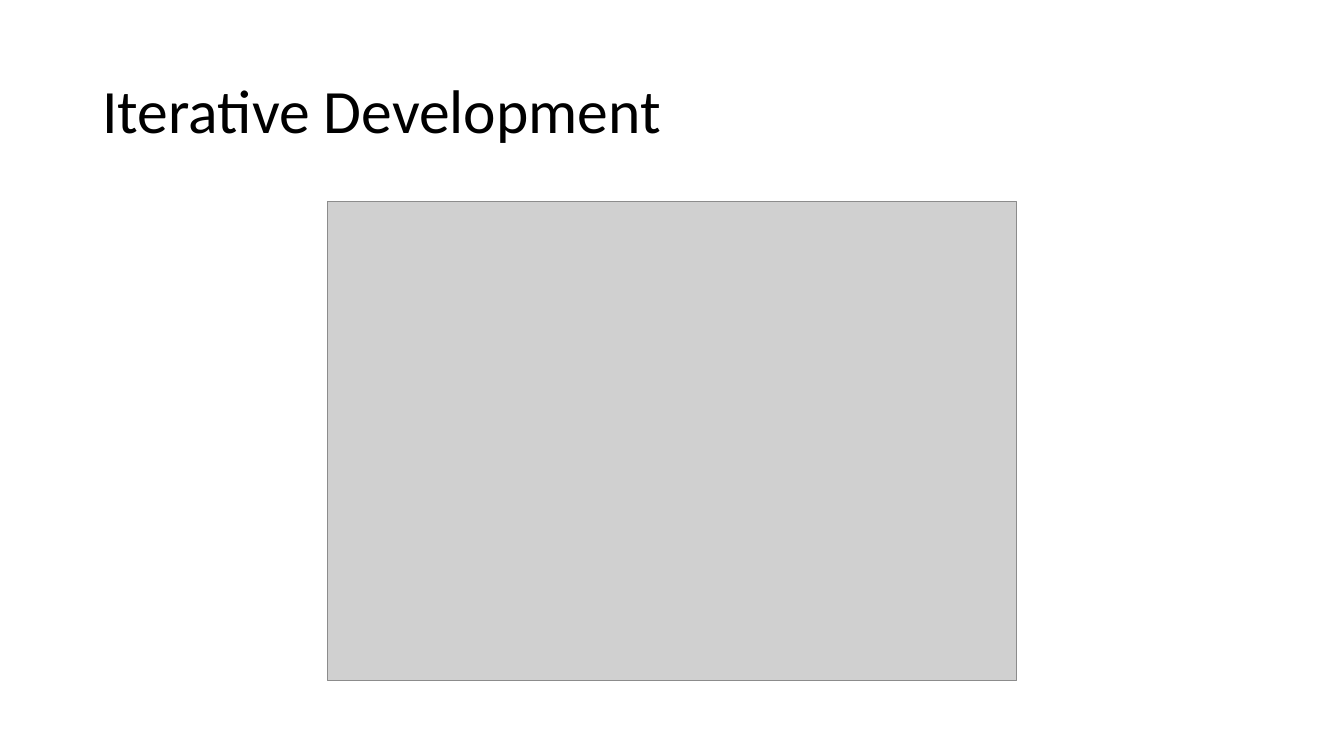
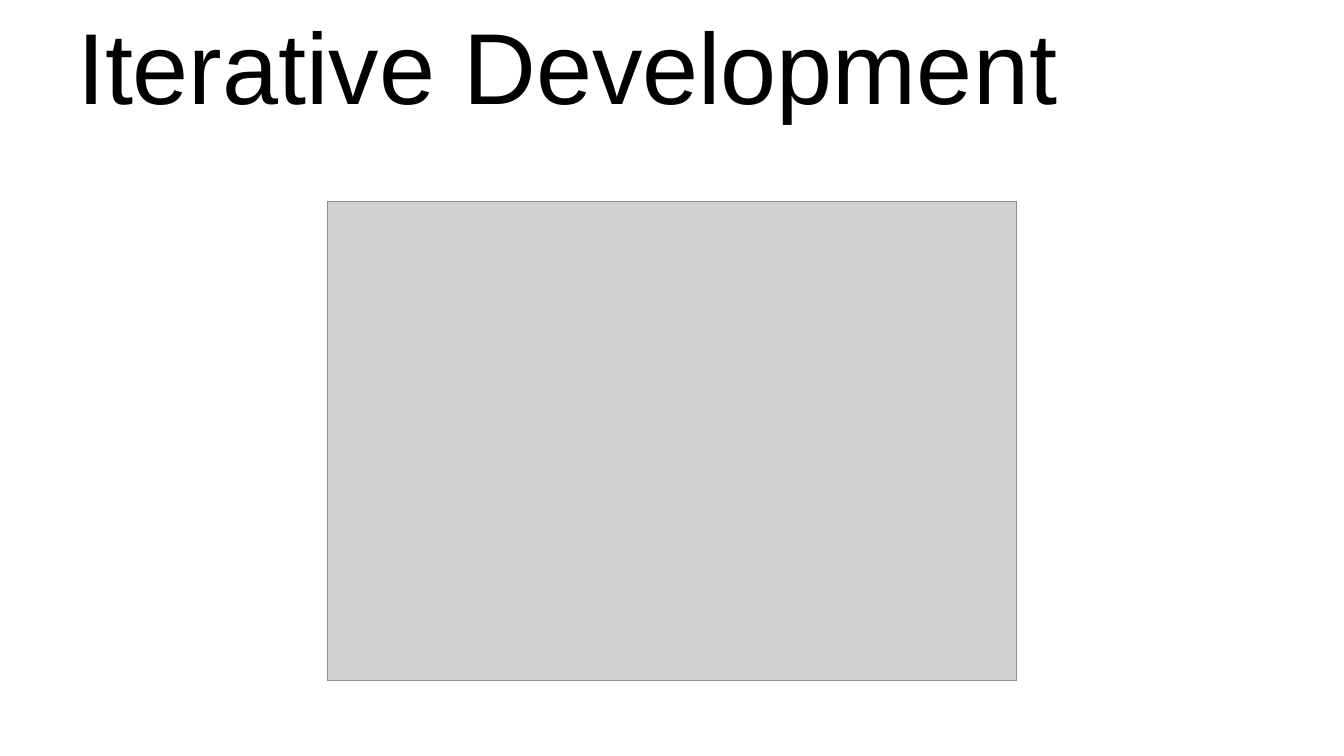
Before and after one commit to csgray/cs372-battleship, a slide deck: slide 4 of development_process/presentation.pptx. Drawn at 1344x756 pixels with LibreOffice and Linux fonts; fonts in the diff are those of the drawing; grey boxes stand for pictures; background and template pictures are left out. Boxes give left, top, right and bottom in pixels: in the first picture for what was removed or moved away, otherwise in the second. Text is boxed around its words. In the diff, an @@ line names an element or a change of style, - is before the commit and + after.

Commit message:
added some color and resized a smidge

```diff
--- a/development_process/presentation.pptx
+++ b/development_process/presentation.pptx
@@ title "Iterative Development": place and size @@
-title "Iterative Development" at (102,90,661,143)
+title "Iterative Development" at (77,31,1057,122)
@@ title "Iterative Development" at (77,31,1057,122): size 44 to 72 pt, font Calibri to Arial; line spacing 0.9 to 1 @@
```
Also in this commit, not shown: 8 other slides changed.
